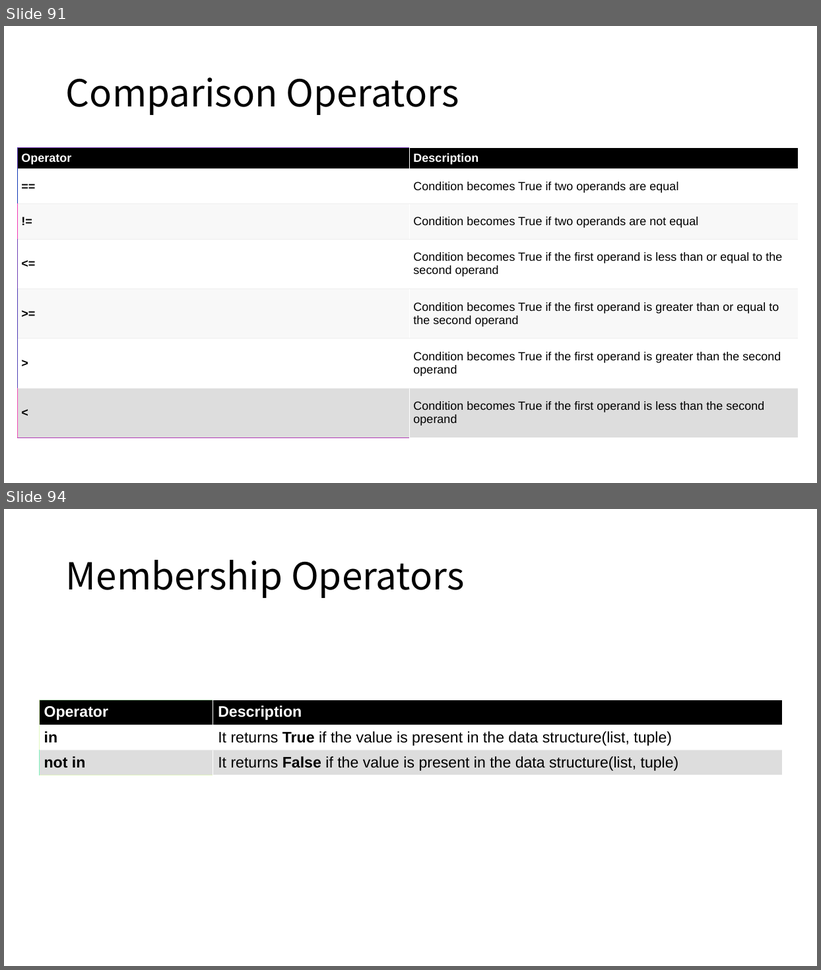
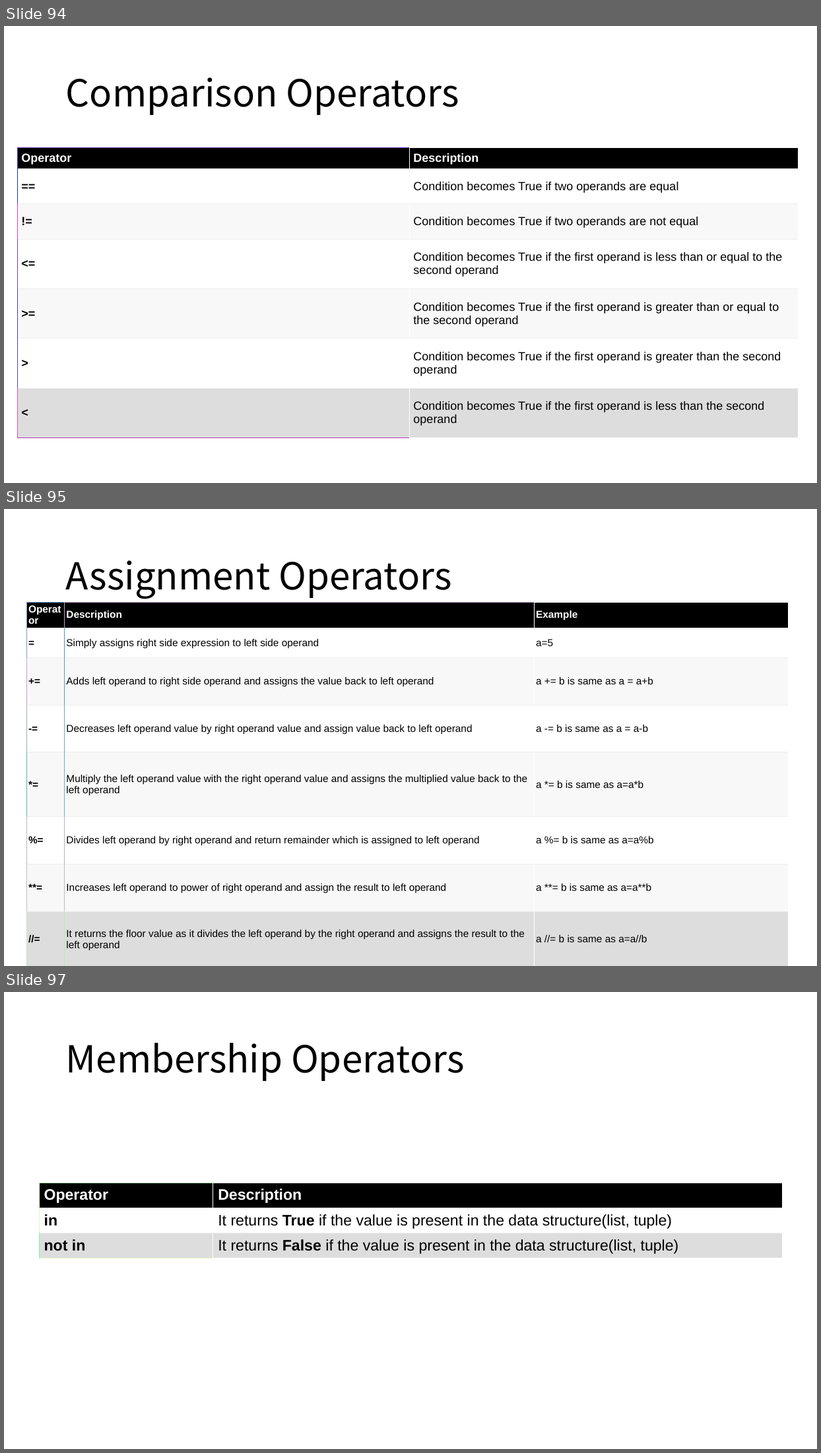
Before and after one commit to HanSeunghyuk/Python_Tutorial, a slide deck: Python Tutorial.pptx. Shown one above the other, each under a label of ours: slides 91 and 94 before the commit, slides 94, 95 and 97 after it; the slides between them are not shown. The pictures are 821x970 and 821x1453 pixels, drawn with LibreOffice and Linux fonts; fonts in the diff are those of the drawing. Boxes give left, top, right and bottom in pixels: in the first picture for what was removed or moved away, otherwise in the second. Text is boxed around its words. In the diff, an @@ line names an element or a change of style, - is before the commit and + after.

Commit message:
23-10-15

```diff
--- a/Python Tutorial.pptx
+++ b/Python Tutorial.pptx
@@ slide 95 added at <box>4,509,817,966</box>, background #FFFFFF @@
@@ title added at <box>66,560,451,599</box>, 44 pt, text #000000 @@
+Assignment Operators
@@ table added at <box>26,601,788,966</box>, 8 rows, 3 columns @@
+Operator | Description | Example
+= | Simply assigns right side expression to left side operand | a=5
++= | Adds left operand to right side operand and assigns the value back to left operand | a += b is same as a = a+b
+-= | Decreases left operand value by right operand value and assign value back to left operand | a -= b is same as a = a-b
+*= | Multiply the left operand value with the right operand value and assigns the multiplied value back to the left operand | a *= b is same as a=a*b
+%= | Divides left operand by right operand and return remainder which is assigned to left operand | a %= b is same as a=a%b
+**= | Increases left operand to power of right operand and assign the result to left operand | a **= b is same as a=a**b
+//= | It returns the floor value as it divides the left operand by the right operand and assigns the result to the left operand | a //= b is same as a=a//b
@@ what was slide 91 is now slide 94 @@
@@ what was slide 94 is now slide 97 @@
```
Also in this commit, not shown: 16 other slides added.
